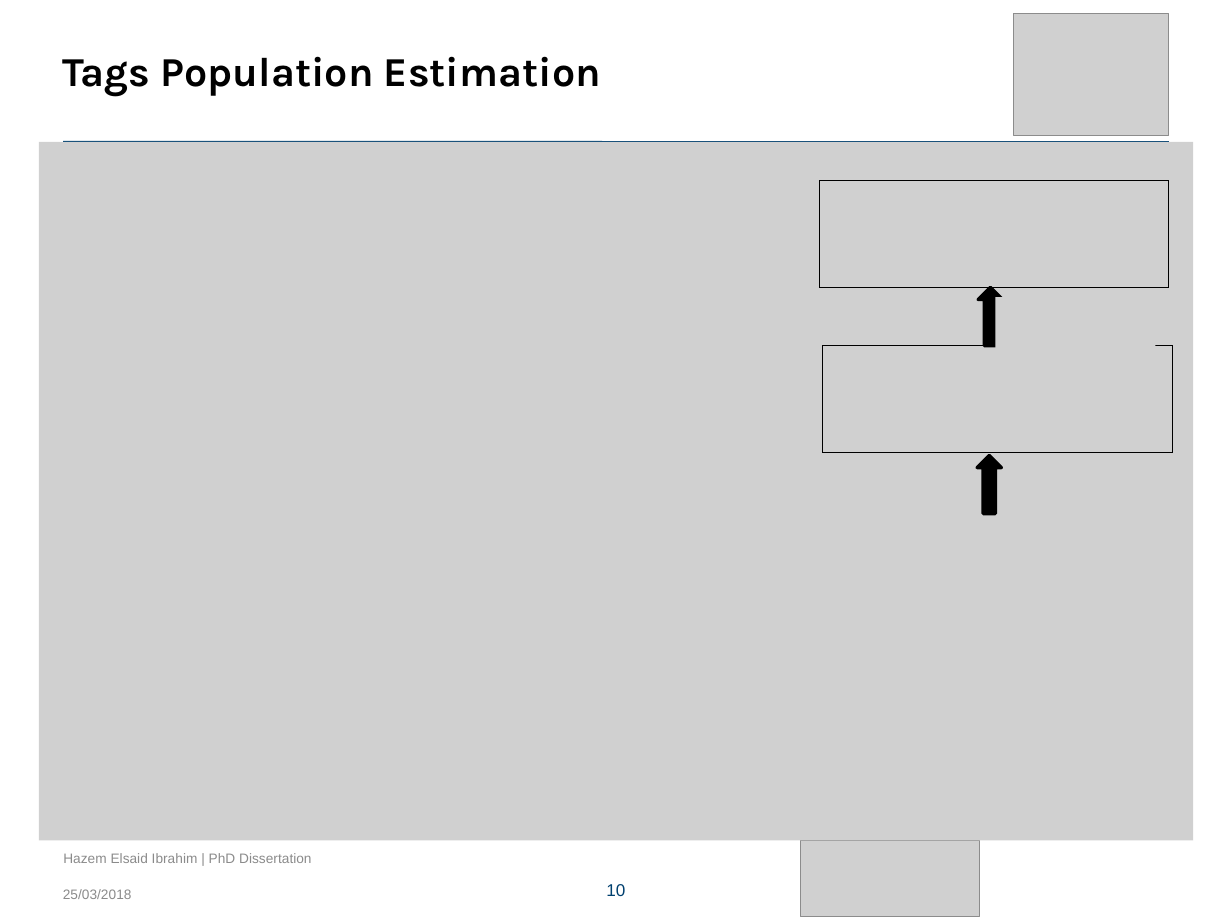
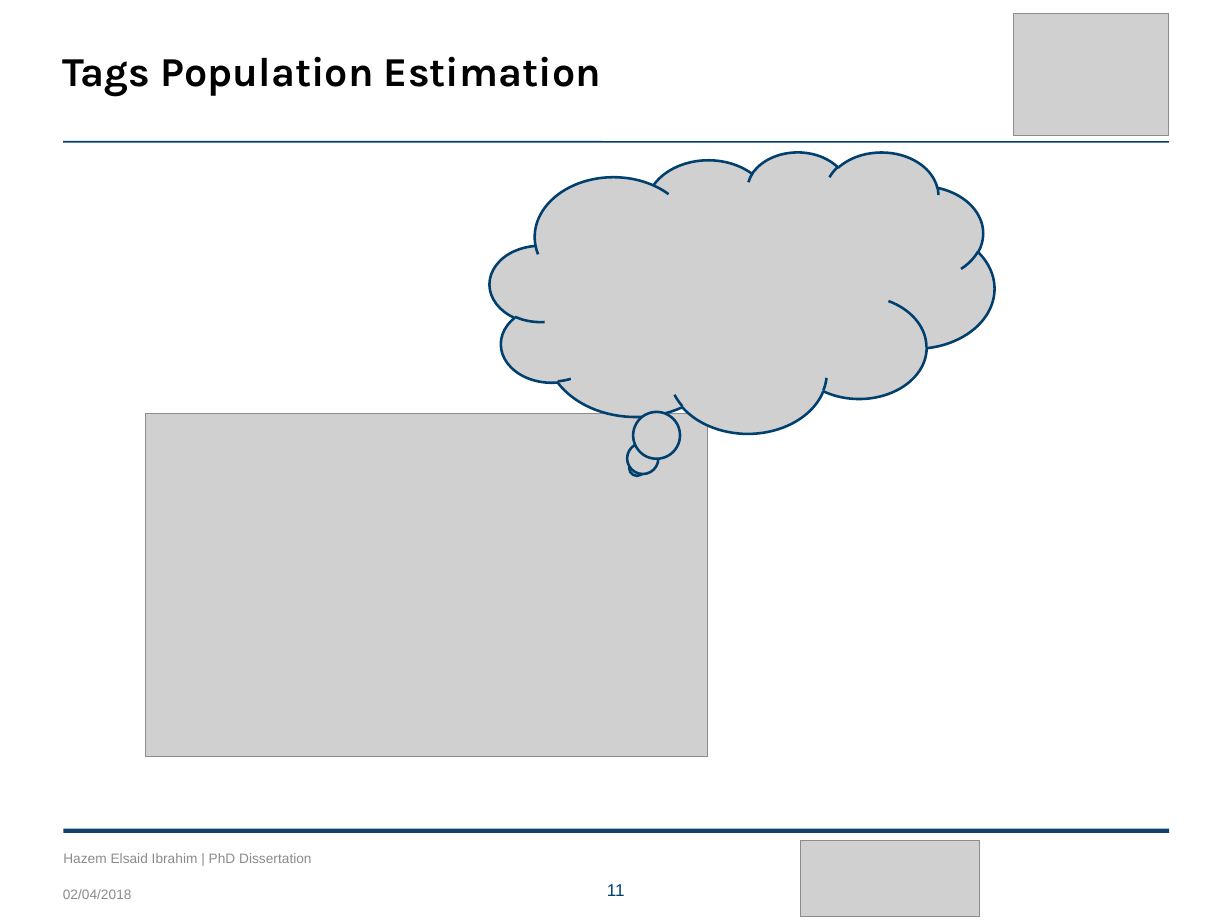
Before and after one commit to HazemAAhmed/Thesis, a slide deck: slide 11 of Final_presentation/Hazem_presentation.pptx (slide 10 before the commit). Drawn at 1232x924 pixels with LibreOffice and Linux fonts; fonts in the diff are those of the drawing; grey boxes stand for pictures; background and template pictures are left out. Boxes give left, top, right and bottom in pixels: in the first picture for what was removed or moved away, otherwise in the second. Text is boxed around its words. In the diff, an @@ line names an element or a change of style, - is before the commit and + after.

```diff
--- a/Final_presentation/Hazem_presentation.pptx
+++ b/Final_presentation/Hazem_presentation.pptx
@@ picture removed at <box>38,142,1193,840</box> @@
@@ picture added at <box>490,152,994,432</box> @@
@@ picture removed at <box>819,181,1168,288</box> @@
@@ down arrow removed at <box>978,287,1003,345</box> @@
@@ picture removed at <box>995,297,1156,376</box> @@
@@ picture removed at <box>823,346,1172,453</box> @@
@@ picture added at <box>145,414,707,758</box> @@
@@ down arrow removed at <box>977,456,1002,514</box> @@
@@ picture removed at <box>1004,489,1185,538</box> @@
@@ line added from (63, 830) to (1169, 830), #0F416E 2.5 pt @@
@@ text at <box>63,889,132,899</box>: text changed @@
-25/03/2018
+02/04/2018
@@ page number at <box>607,884,625,896</box>: text changed @@
-10
+11
```
Also in this commit, not shown: 43 other slides changed, 13 slides added, 1 slide removed, 11 other files.
